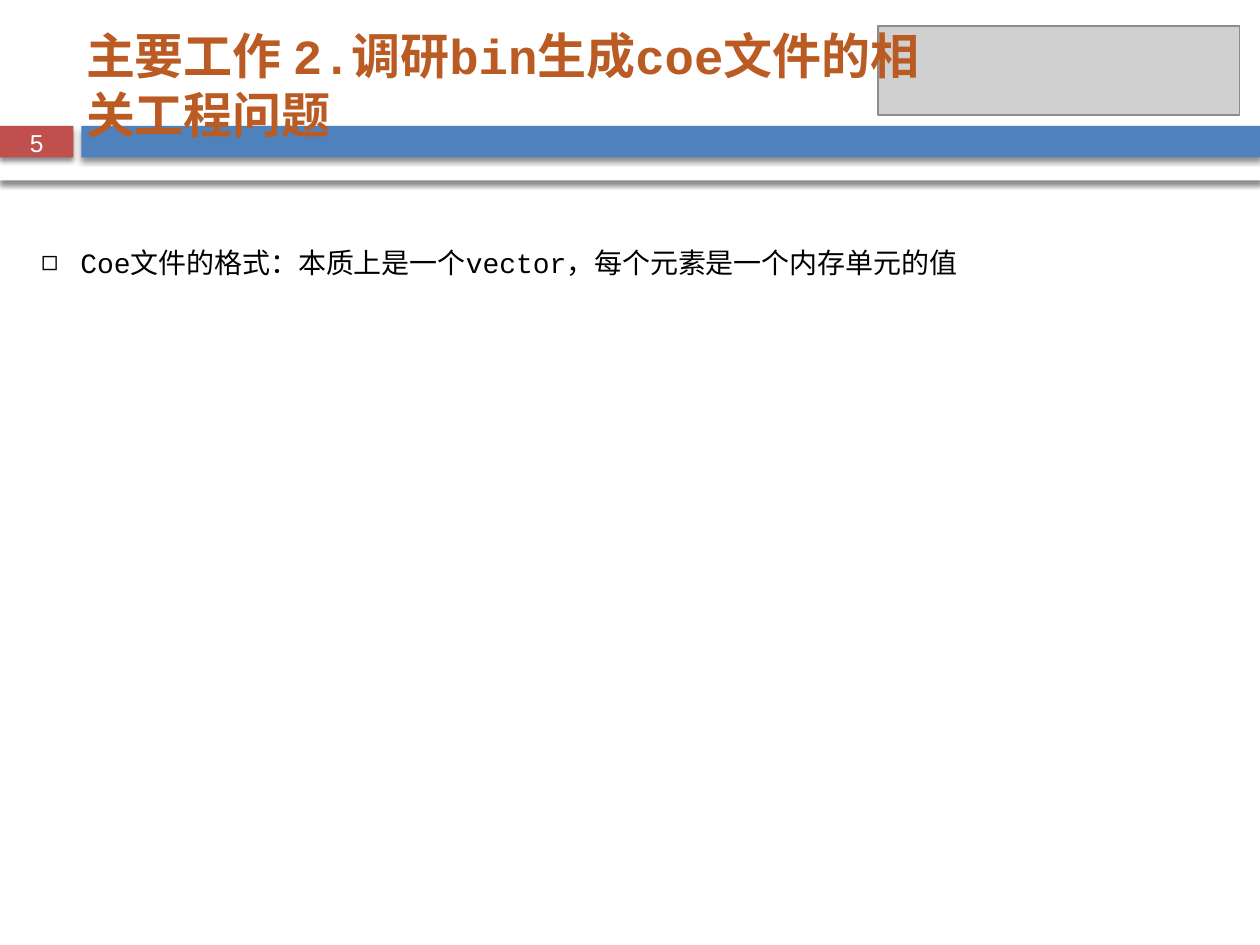
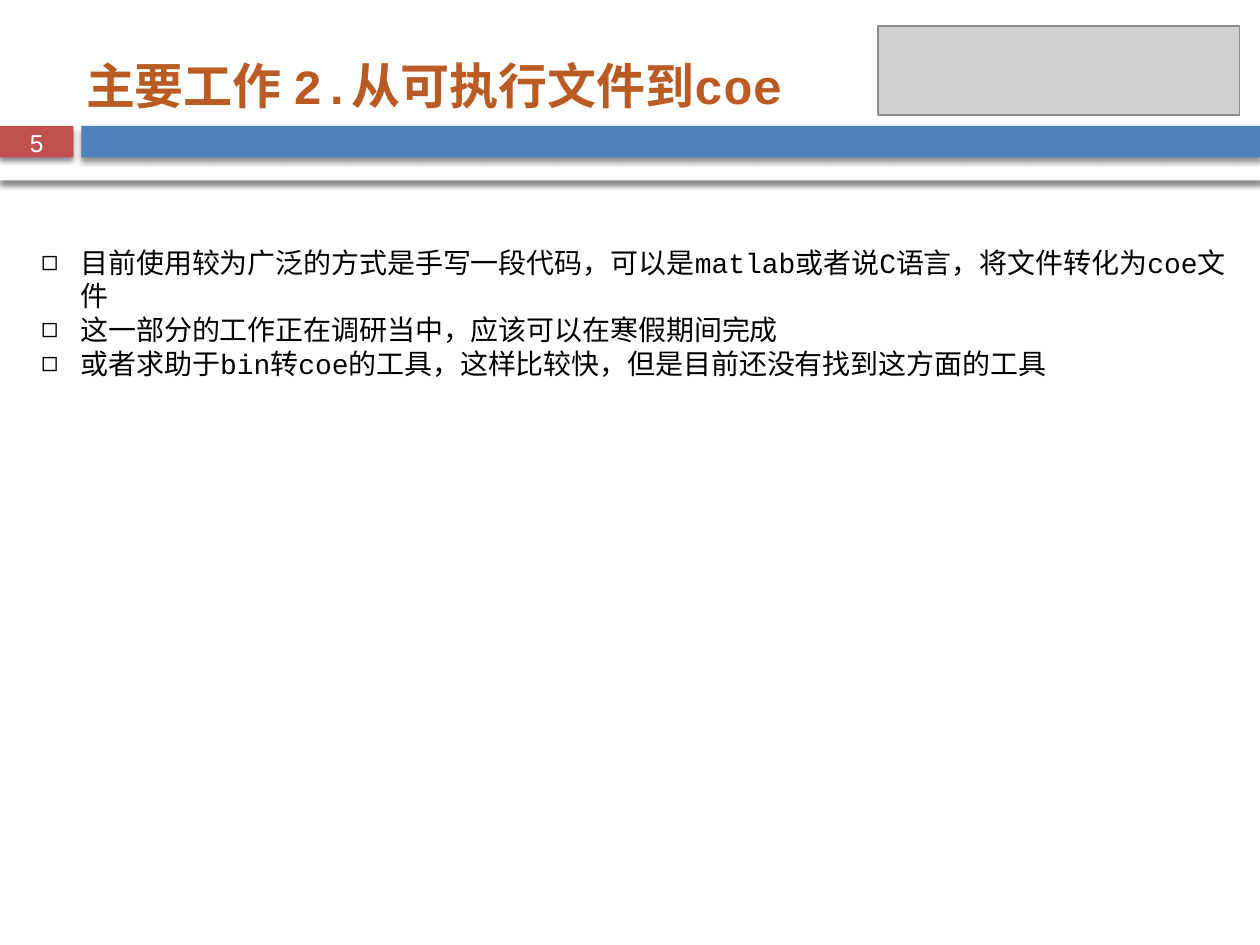
Before and after one commit to Gaoustcer/note, a slide deck: slide 5 of 组会报告.pptx. Drawn at 1260x945 pixels with LibreOffice and Linux fonts; fonts in the diff are those of the drawing; grey boxes stand for pictures; background and template pictures are left out. Boxes give left, top, right and bottom in pixels: in the first picture for what was removed or moved away, otherwise in the second. Text is boxed around its words. In the diff, an @@ line names an element or a change of style, - is before the commit and + after.

```diff
--- a/组会报告.pptx
+++ b/组会报告.pptx
@@ text at <box>86,62,782,109</box>: text changed @@
-主要工作 2.调研bin生成coe文件的相关工程问题
+主要工作 2.从可执行文件到coe
@@ text at <box>80,249,1225,377</box>: text changed @@
-◻ Coe文件的格式：本质上是一个vector，每个元素是一个内存单元的值
+◻ 目前使用较为广泛的方式是手写一段代码，可以是matlab或者说C语言，将文件转化为coe文件
+◻ 这一部分的工作正在调研当中，应该可以在寒假期间完成
+◻ 或者求助于bin转coe的工具，这样比较快，但是目前还没有找到这方面的工具
```
Also in this commit, not shown: 6 other slides changed, 25 other files.
